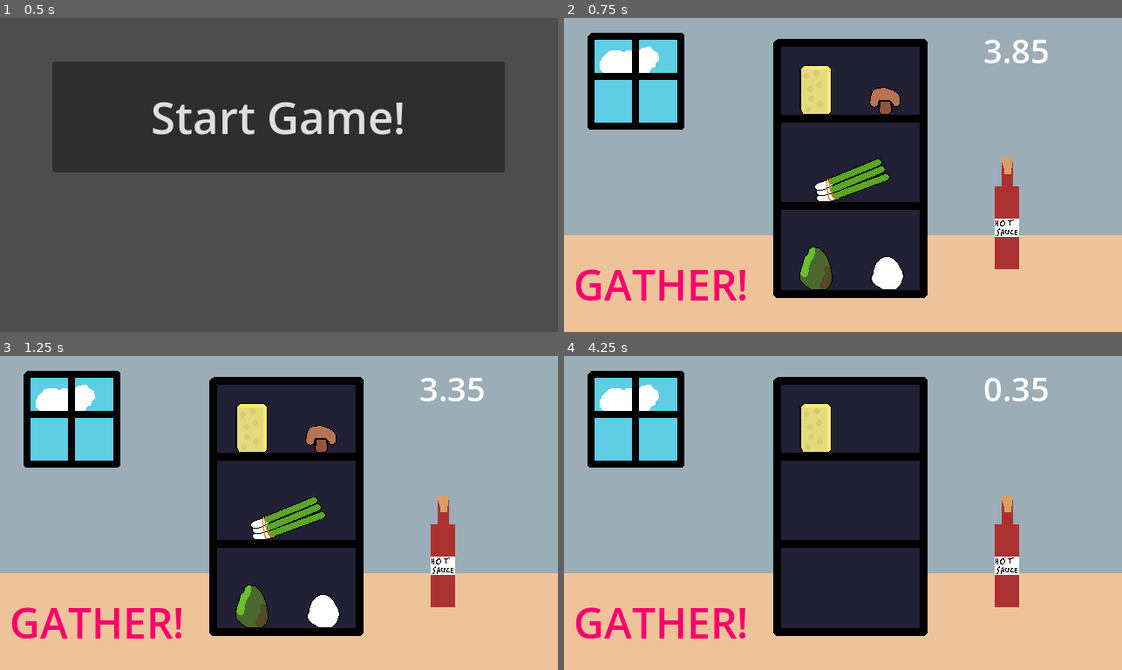
Above: before the commit, frames 1-4 (two rows, left to right).
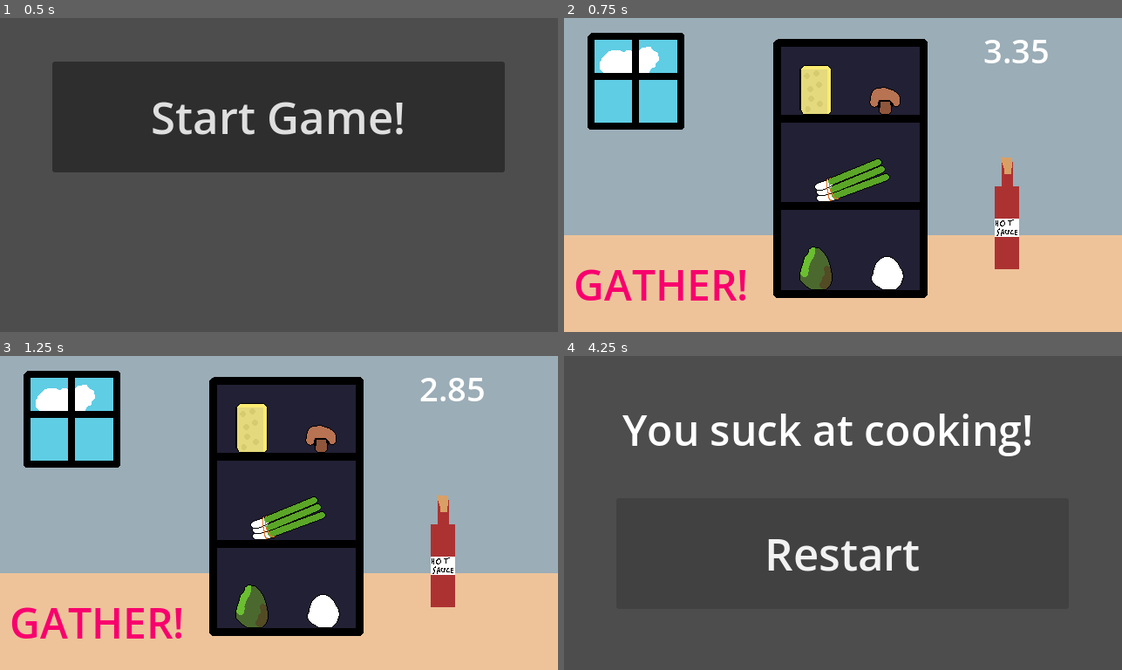
Above: after the commit, the same moments.

Repository: Ishaan-Mit/College-cookingware
Game: Godot game, scene res://scenes/startmenu.tscn
Same seed, same stepped clock (60 frames per second), same inputs: the game is played once before the commit and once after it.
Inputs (mouse positions are in pixels of both pictures, inside the frame that each line leads up to):
- Up to frame 1 (0.5 s): no input
- Up to frame 2 (0.75 s): click "Start Game!" at 0.5 s
- Up to frame 3 (1.25 s): no input
- Up to frame 4 (4.25 s): move the mouse to (887, 610) at 1.27 s; click (887, 610) at 1.42 s; move the mouse to (815, 607) at 2.02 s; click (815, 607) at 2.17 s; move the mouse to (887, 437) at 2.77 s; click (887, 437) at 2.92 s; move the mouse to (854, 519) at 3.52 s; click (854, 519) at 3.67 s

Frame 1 is identical in both runs. In frame 2, less than 0.1% of the frame differs, in the area x 80-84%, y 6-15%; in frame 3, 0.1%; in frame 4, 100%, in the area x 0-100%, y 0-100%.

Commit message:
more gametime tweaks

Diff:
--- a/scenes/game_1.tscn
+++ b/scenes/game_1.tscn
@@ -109,7 +109,7 @@
 script = ExtResource("9_luixn")
 
 [node name="Timer" type="Timer" parent="TimerModule"]
-wait_time = 4.0
+wait_time = 3.5
 one_shot = true
 autostart = true
 
